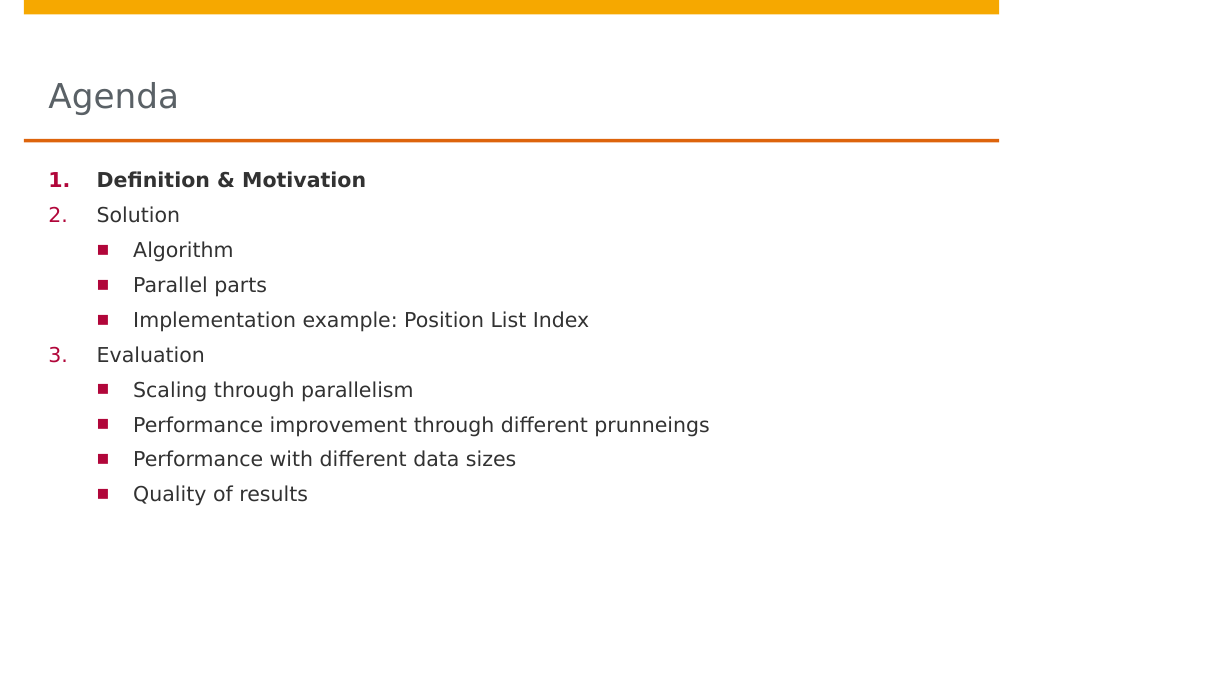
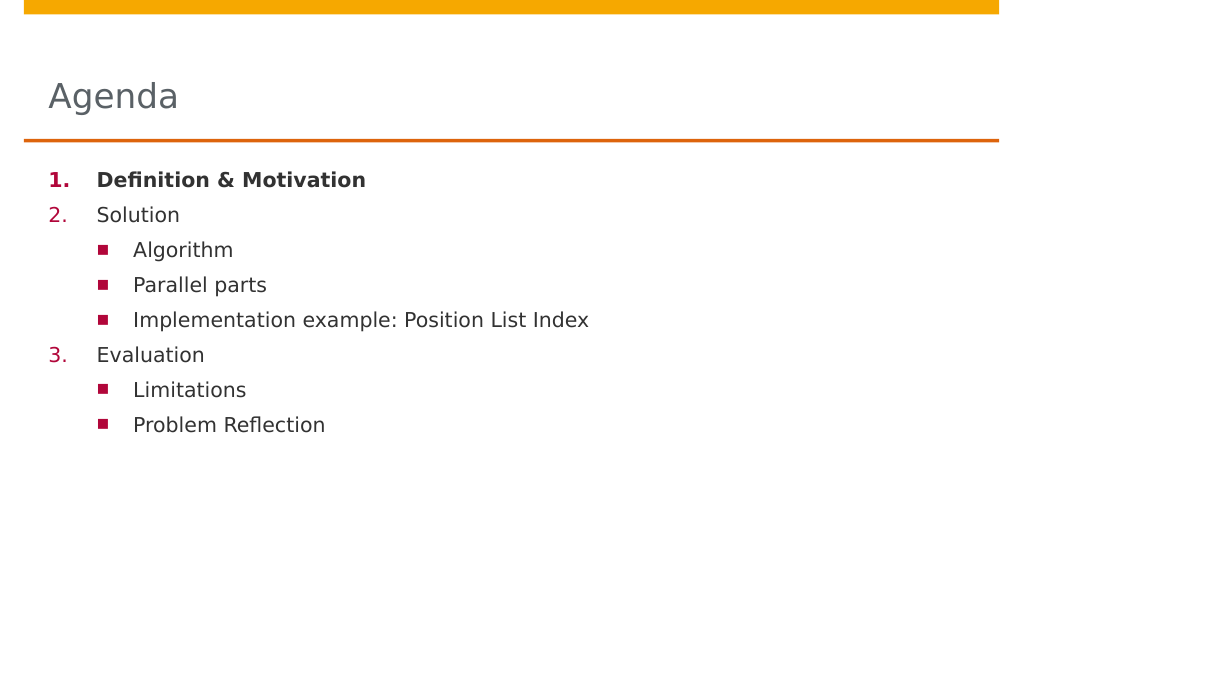
Before and after one commit to DBDA15/data-profiling, a slide deck: slide 2 of presentation.pptx. Drawn at 1232x693 pixels with LibreOffice and Linux fonts; fonts in the diff are those of the drawing; background and template pictures are left out. Boxes give left, top, right and bottom in pixels: in the first picture for what was removed or moved away, otherwise in the second. Text is boxed around its words. In the diff, an @@ line names an element or a change of style, - is before the commit and + after.

```diff
--- a/presentation.pptx
+++ b/presentation.pptx
@@ text at bbox=[133, 381, 326, 433]: text changed @@
-  ■ Scaling through parallelism
-  ■ Performance improvement through different prunneings
-  ■ Performance with different data sizes
-  ■ Quality of results
+  ■ Limitations
+  ■ Problem Reflection
```
Also in this commit, not shown: 7 other slides changed, 8 slides removed.
